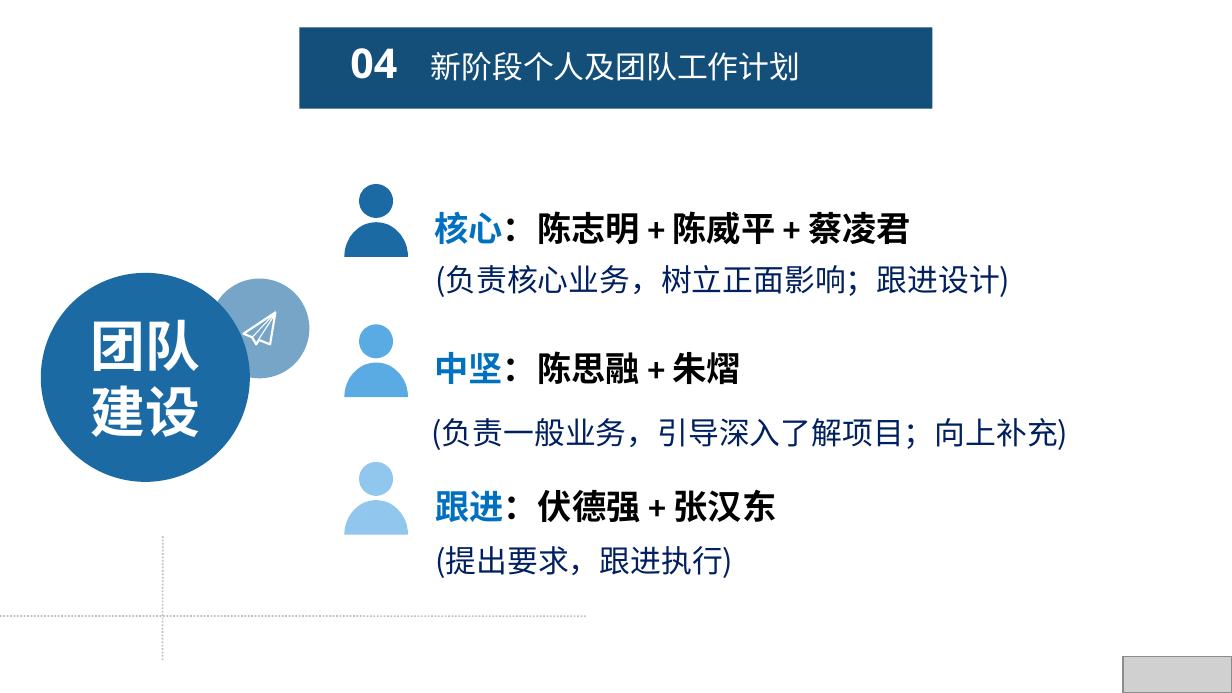
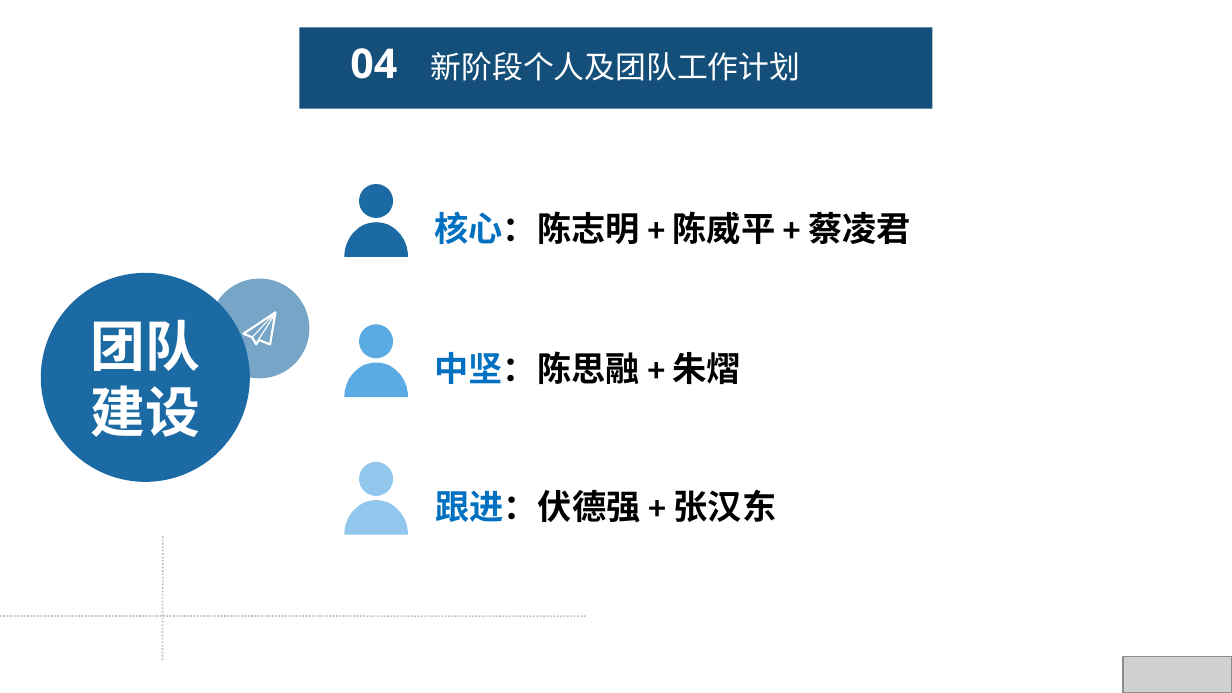
Before and after one commit to fengyuyu/world_rpg, a slide deck: slide 9 of 陈国锋-述职报告 .pptx (slide 13 before the commit). Drawn at 1232x693 pixels with LibreOffice and Linux fonts; fonts in the diff are those of the drawing; grey boxes stand for pictures. Boxes give left, top, right and bottom in pixels: in the first picture for what was removed or moved away, otherwise in the second. Text is boxed around its words. In the diff, an @@ line names an element or a change of style, - is before the commit and + after.

```diff
--- a/陈国锋-述职报告 .pptx
+++ b/陈国锋-述职报告 .pptx
@@ text removed at (435,265,1010,297) @@
-(负责核心业务，树立正面影响；跟进设计)
@@ text removed at (431,418,1068,450) @@
-(负责一般业务，引导深入了解项目；向上补充)
@@ text removed at (435,546,733,578) @@
-(提出要求，跟进执行)
```
Also in this commit, not shown: 3 other slides changed, 4 slides removed, 2 other files.
